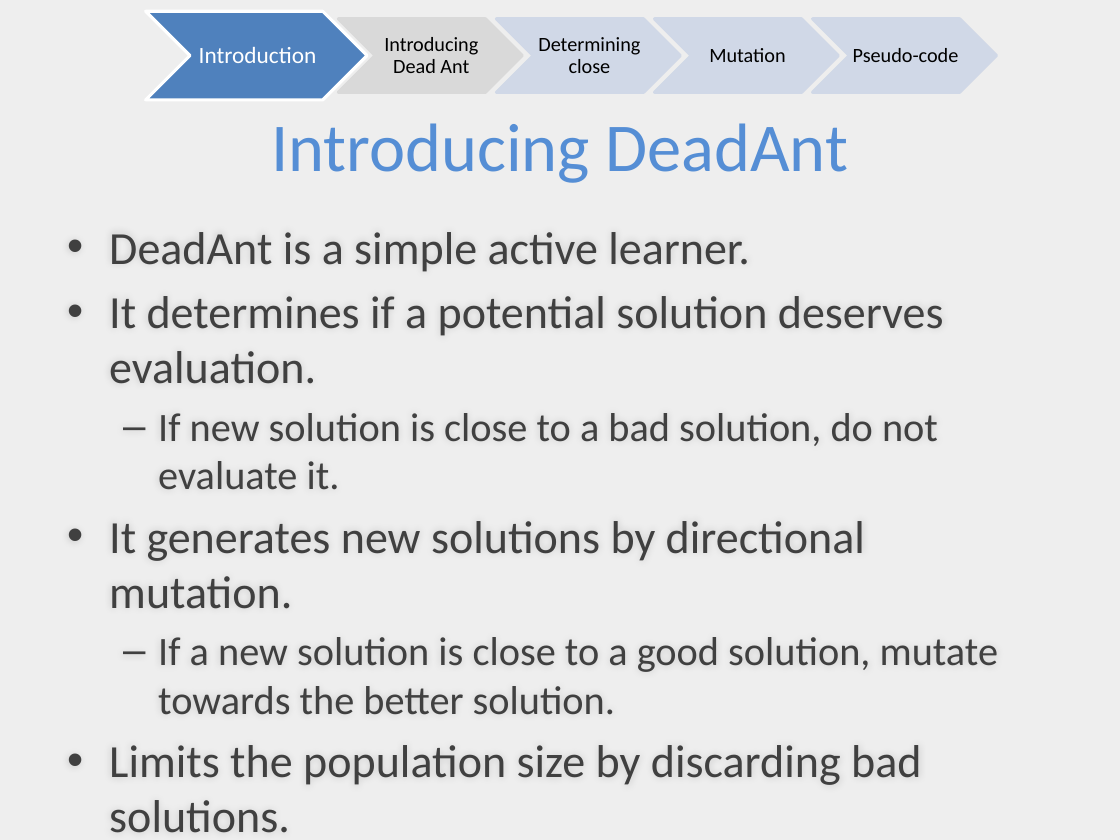
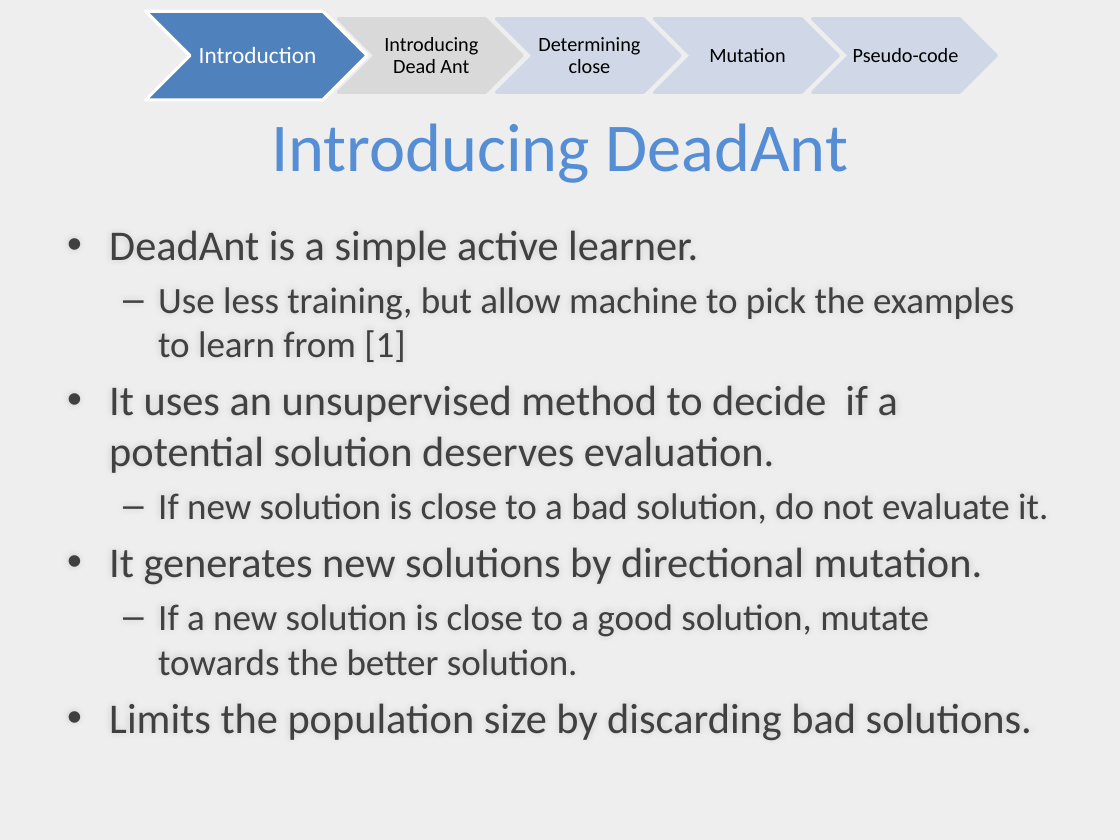
Before and after one commit to ai-se/Rahul, a slide deck: slide 3 of DEADANT/deadAnt.pptx. Drawn at 1120x840 pixels with LibreOffice and Linux fonts; fonts in the diff are those of the drawing. Boxes give left, top, right and bottom in pixels: in the first picture for what was removed or moved away, otherwise in the second. Text is boxed around its words. In the diff, an @@ line names an element or a change of style, - is before the commit and + after.

Commit message:
Slides updated

```diff
--- a/DEADANT/deadAnt.pptx
+++ b/DEADANT/deadAnt.pptx
@@ text at (109,230,1048,741): size 29.6 to 27.2 pt in "DeadAnt is a simple active learner.", "It generates new solutions by directional mutation.", "Limits the population size by discarding bad ..."; size 25.9 to 23.8 pt in "If new solution is close to a ...", "If a new solution is close to ..." @@
@@ text at (109,287,1014,473): text changed; size 29.6 to 27.2 pt @@
-• It determines if a potential solution deserves evaluation.
+  – Use less training, but allow machine to pick the examples to learn from [1]
+• It uses an unsupervised method to decide if a potential solution deserves evaluation.
```
Also in this commit, not shown: 1 slide added, 1 slide removed.
